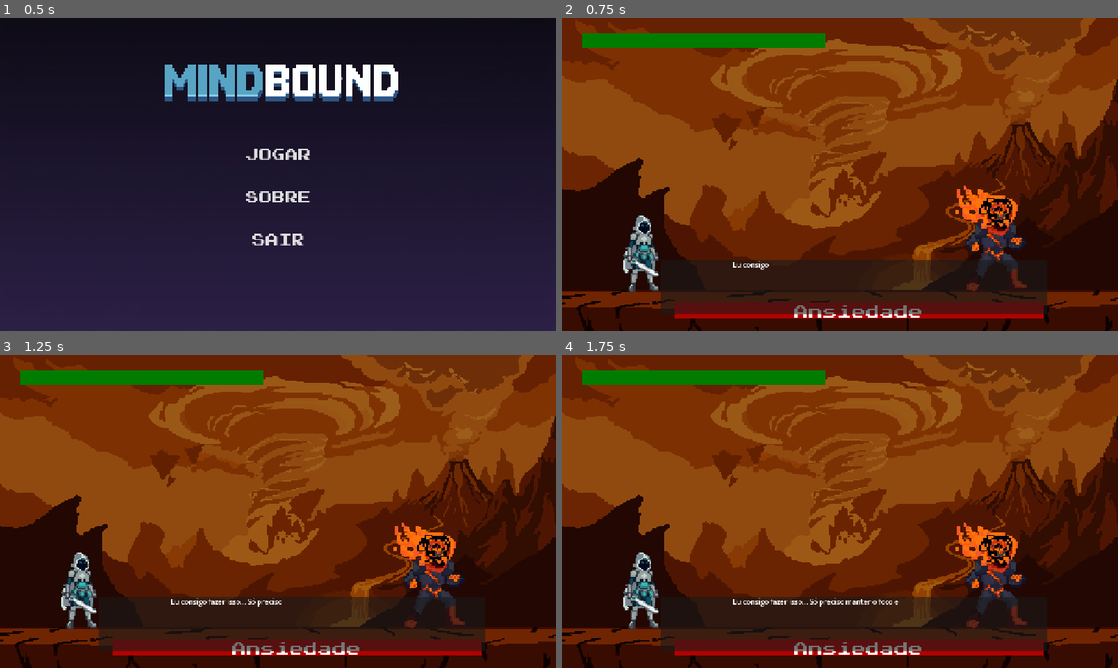
Above: before the commit, frames 1-4 (two rows, left to right).
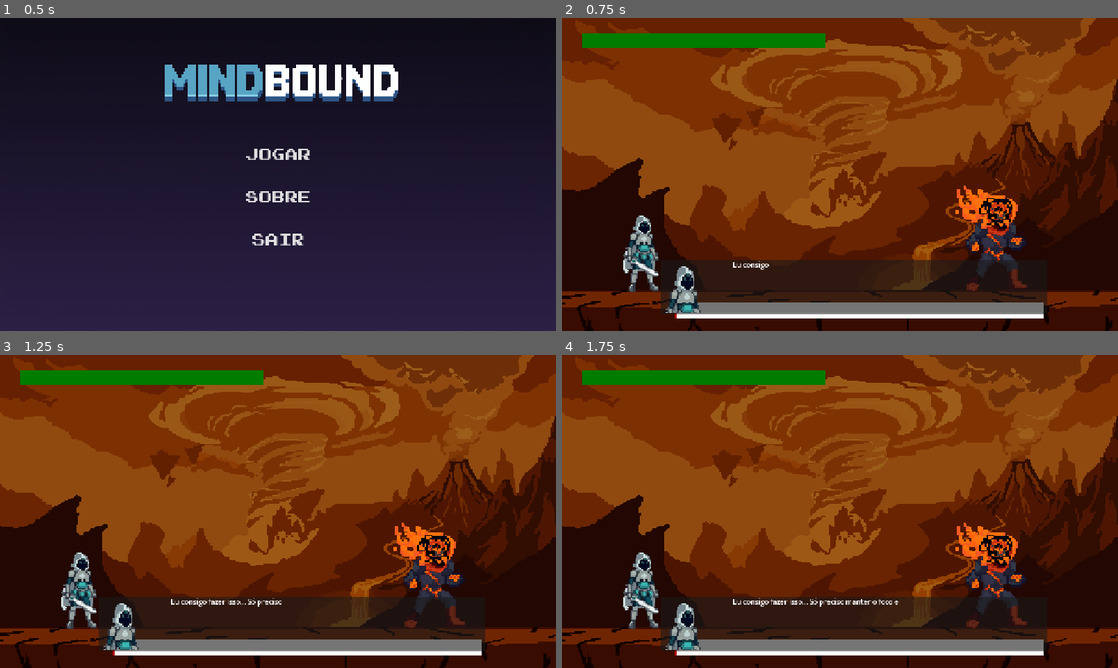
Above: after the commit, the same moments.

Repository: Yagohsl/Mindbound
Game: Godot game, scene res://screens/menu_principal.tscn
Same seed, same stepped clock (60 frames per second), same inputs: the game is played once before the commit and once after it.
Inputs:
- Up to frame 1 (0.5 s): no input
- Up to frame 2 (0.75 s): click "JOGAR" at 0.5 s
- Up to frame 3 (1.25 s): no input
- Up to frame 4 (1.75 s): tap Enter (ui_accept) at 1.25 s; hold Right (move_right) from 1.28 s (still down); tap X (attack) at 1.35 s; tap Space (jump) at 1.52 s

Frame 1 is identical in both runs. In frame 2, 3.5% of the frame differs, in the area x 18-87%, y 79-96%; in frame 3, 3.5%; in frame 4, 3.5%.

Commit message:
Add is_dead flag and init boss dialogs in _ready

Diff:
--- a/boss_ansiedade.gd
+++ b/boss_ansiedade.gd
@@ -19,8 +19,9 @@
 signal health_changed(new_health)
 var current_state = State.IDLE
 var max_health = 150
-var current_health = 150
+var current_health = 1
 var attack_value = 15
+var is_dead = false
 
 # Variaveis de atributos
 @export var speed = 150.0
@@ -52,25 +53,28 @@
 @export var player_icon: Texture2D
 @export var boss_icon: Texture2D
 
-@export var dialogos_inicio: Array[Dictionary] = [
-	{"icone": player_icon, "texto": "Eu consigo fazer isso... Só preciso manter o foco e respirar fundo."},
-	{"icone": boss_icon, "texto": "E se tudo der errado? Você não se preparou o suficiente. Desista!"},
-	{"icone": player_icon, "texto": "Não vou me render aos pensamentos intrusivos. Vamos resolver isso agora!"}
-]
-
-@export var dialogos_vitoria: Array[Dictionary] = [
-	{"icone": player_icon, "texto": "Consegui silenciar a crise... O bombardeio de preocupações diminuiu."},
-	{"icone": boss_icon, "texto": "Você venceu desta vez... mas eu sempre posso voltar se você se sobrecarregar."},
-	{"icone": player_icon, "texto": "Eu sei. A ansiedade faz parte da vida, mas agora eu tenho ferramentas para não deixar você me paralisar."}
-]
-
-@export var dialogos_derrota: Array[Dictionary] = [
-	{"icone": boss_icon, "texto": "Eu avisei. O medo e a exaustão assumiram o controle total."},
-	{"icone": player_icon, "texto": "Está tudo tão confuso... Eu não consigo pensar direito."},
-	{"icone": player_icon, "texto": "Dar um passo para trás não é o fim. Reconhecer que precisa de ajuda ou de um descanso também é parte do processo de cura. Respire e tente novamente."}
-]
-
-
+var dialogos_inicio: Array[Dictionary] = []
+var dialogos_vitoria: Array[Dictionary] = []
+var dialogos_derrota: Array[Dictionary] = []
+
+func _ready() -> void:
+	dialogos_inicio = [
+		{"icone": player_icon, "texto": "Eu consigo fazer isso... Só preciso manter o foco e respirar fundo."},
+		{"icone": boss_icon, "texto": "E se tudo der errado? Você não se preparou o suficiente. Desista!"},
+		{"icone": player_icon, "texto": "Não vou me render aos pensamentos intrusivos. Vamos resolver isso agora!"}
+	]
+
+	dialogos_vitoria = [
+		{"icone": player_icon, "texto": "Consegui silenciar a crise... O bombardeio de preocupações diminuiu."},
+		{"icone": boss_icon, "texto": "Você venceu desta vez... mas eu sempre posso voltar se você se sobrecarregar."},
+		{"icone": player_icon, "texto": "Eu sei. A ansiedade faz parte da vida, mas agora eu tenho ferramentas para não deixar você me paralisar."}
+	]
+
+	dialogos_derrota = [
+		{"icone": boss_icon, "texto": "Eu avisei. O medo e a exaustão assumiram o controle total."},
+		{"icone": player_icon, "texto": "Está tudo tão confuso... Eu não consigo pensar direito."},
+		{"icone": player_icon, "texto": "Dar um passo para trás não é o fim. Reconhecer que precisa de ajuda ou de um descanso também é parte do processo de cura. Respire e tente novamente."}
+	]
 
 func _physics_process(delta: float) -> void:
 	if current_state == State.DEATH:
@@ -270,10 +274,12 @@
 	tween.tween_property(mat, "shader_parameter/flash_modifier", 0.0, 0.15)
 
 func die():
+	is_dead = true
 	current_state = State.DEATH
 	velocity = Vector2.ZERO
 	anim.play("death")
 
+
 func _on_damage_area_body_entered(body: CharacterBody2D) -> void:
 	if current_state != State.DEATH and body.has_method("take_damage") and body !=self:
 		body.take_damage(attack_value)
--- a/dialog_box.tscn
+++ b/dialog_box.tscn
@@ -16,6 +16,7 @@
 layout_mode = 0
 offset_right = 112.0
 offset_bottom = 124.0
+expand_mode = 1
 
 [node name="TextoLabel" type="RichTextLabel" parent="Panel" unique_id=1353476045]
 layout_mode = 0
--- a/screens/arena_batalha.gd
+++ b/screens/arena_batalha.gd
@@ -38,32 +38,23 @@
 
 # Quando o Boss tomar dano, checamos se ele morreu
 func _on_boss_health_changed(new_health: int) -> void:
-	if new_health <= 0:
+	if boss.is_dead:
 		# Inicia diálogo de Vitória e pausa o jogo para o Player não continuar batendo
 		dialog_box.iniciar_dialogo(boss.dialogos_vitoria)
 
 # Quando o Herói tomar dano, checamos se ele morreu
 func _on_hero_health_changed(new_health: int) -> void:
-	if new_health <= 0:
+	if hero.is_dead:
 		# Inicia diálogo psicoeducativo de Derrota
 		dialog_box.iniciar_dialogo(boss.dialogos_derrota)
 
 # Função chamada automaticamente quando a caixa de texto se fecha
 func _on_dialogo_finalizado() -> void:
 	# Se a caixa fechou e o Boss estava com 0 de vida, encerra a fase
-	if boss.current_health <= 0:
-		print("Ir para a Tela de Vitória ou carregar o próximo nível!")
-		# get_tree().change_scene_to_file("res://telas/tela_vitoria.tscn")
+	if boss.is_dead:
+		get_tree().change_scene_to_file("res://screens/menu_principal.tscn")
 
-	# Se a caixa fechou e o Player estava com 0 de vida, Game Over
-	elif hero.current_health <= 0:
-		print("Ir para o Game Over!")
-		# get_tree().change_scene_to_file("res://telas/tela_game_over.tscn")
 
-	else:
-		# Se ninguém morreu, significa que foi o diálogo inicial.
-		# O jogo despausa sozinho pelo script da DialogoBox e a luta começa!
-		print("FIGHT!")
 
 
 # Função que será chamada quando o Herói tomar dano
